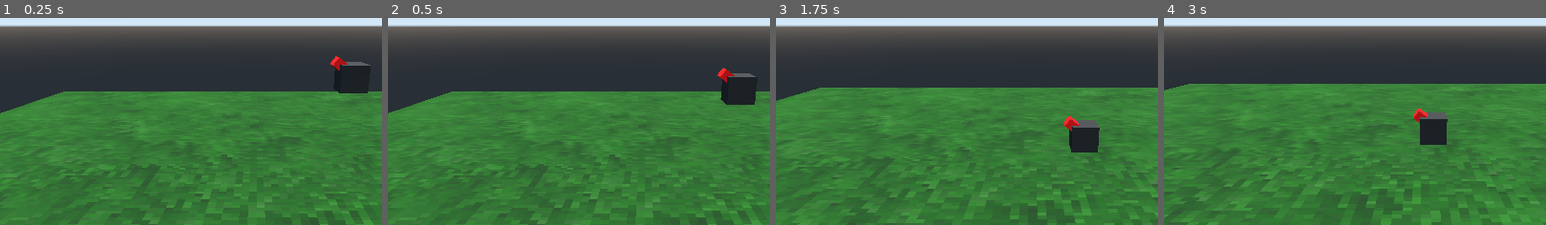
Above: before the commit, frames 1-4 (left to right).
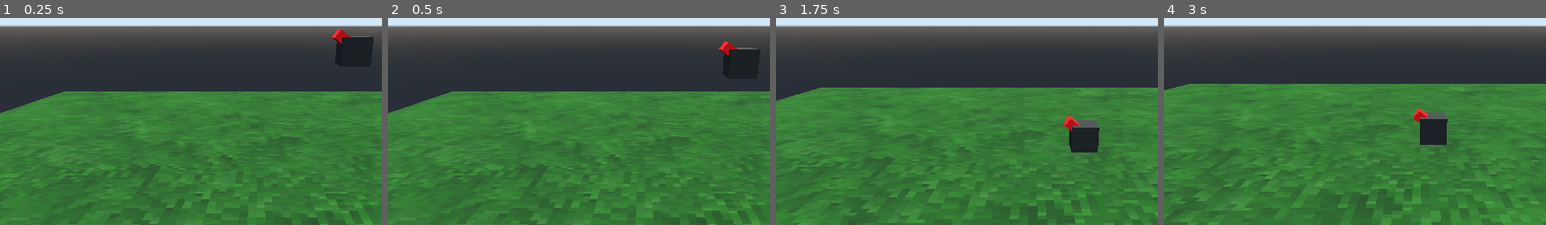
Above: after the commit, the same moments.

Repository: landen5/FeudalRealms
Game: Godot game, scene res://Main.tscn
Two runs of this game, one before a commit and one after it. Both use one fixed random seed, a clock stepped at 60 frames per second and the inputs below.
Inputs (mouse positions are % of the whole screen's width and height, from its top left):
- Up to frame 1 (0.25 s): no input
- Up to frame 2 (0.5 s): no input
- Up to frame 3 (1.75 s): tap Enter at 0.5 s; move the mouse to (72, 41) at 0.52 s; hold D 0.53-1.25 s; tap Q at 0.6 s; click (72, 41) at 0.67 s; drag from (30, 52) to (45, 68) at 1.27 s
- Up to frame 4 (3 s): tap Space at 2 s; move the mouse to (60, 23) at 2.02 s; hold D 2.03-2.75 s; tap Q at 2.1 s; drag from (45, 68) to (20, 30) at 2.77 s
The pictures show only the part of the screen within x 16-66%, y 21-71%; the shares and areas given below are measured in that part.

The runs differ from the first frame. In frame 1, 1.2% of the frame differs, in the area x 86-98%, y 5-37%; in frame 2, 1.1%; in frame 3, less than 0.1%; in frame 4, nothing differs.

Commit message:
small changes

Diff:
--- a/Main.tscn
+++ b/Main.tscn
@@ -32,8 +32,8 @@
 [node name="Controls" type="Spatial" parent="Camera"]
 script = ExtResource( 4 )
 
-[node name="Landen was here" parent="." instance=ExtResource( 2 )]
-transform = Transform( 1, 0, 0, 0, 1, 0, 0, 0, 1, 6.93206, 7.40104, -4.60926 )
+[node name="Unit" parent="." instance=ExtResource( 2 )]
+transform = Transform( 1, 0, 0, 0, 1, 0, 0, 0, 1, 6.93206, 9.3065, -4.60926 )
 
 [node name="Light1" type="DirectionalLight" parent="."]
 transform = Transform( 1, 0, 0, 0, 0.0362425, 0.999343, 0, -0.999343, 0.0362425, -3.56674, 24.3501, 33.7963 )
Not shown, changed: .mono/metadata/ide_server_meta.txt
